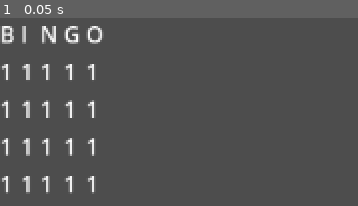
Above: before the commit, frame 1.
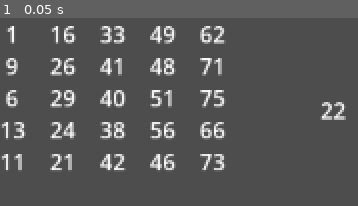
Above: after the commit, the same moment.

Repository: DuarteMendonca24/BingoGame
Game: Godot game, scene res://scenes/game.tscn
Two runs of this game, one before a commit and one after it. Both use one fixed random seed, a clock stepped at 60 frames per second and the inputs below.
Inputs:
- Up to frame 1 (0.05 s): no input

The runs differ from the first frame. In frame 1, 12% of the frame differs, in the area x 0-97%, y 4-94%.

Commit message:
Bingo grid and number caller
Added code to combine the arrays of the bingo dict. Displayed the final bingo array into a grid. Created a scene and code to display a number caller

Diff:
--- a/bingo/scenes/bingo_card.tscn
+++ b/bingo/scenes/bingo_card.tscn
@@ -5,123 +5,135 @@
 [node name="BingoCard" type="Node2D"]
 script = ExtResource("1_150xh")
 
-[node name="GridContainer" type="GridContainer" parent="."]
+[node name="BingoGrid" type="GridContainer" parent="."]
 layout_direction = 2
 offset_right = 40.0
 offset_bottom = 50.0
+theme_override_constants/h_separation = 17
+theme_override_constants/v_separation = 0
 columns = 5
 
-[node name="VBoxContainer" type="VBoxContainer" parent="GridContainer"]
-layout_mode = 2
-
-[node name="Label" type="Label" parent="GridContainer/VBoxContainer"]
+[node name="Label" type="Label" parent="BingoGrid"]
 layout_mode = 2
 text = "B"
+horizontal_alignment = 1
 
-[node name="Label2" type="Label" parent="GridContainer/VBoxContainer"]
+[node name="Label2" type="Label" parent="BingoGrid"]
 layout_mode = 2
 text = "1"
+horizontal_alignment = 1
 
-[node name="Label3" type="Label" parent="GridContainer/VBoxContainer"]
+[node name="Label3" type="Label" parent="BingoGrid"]
 layout_mode = 2
 text = "1"
+horizontal_alignment = 1
 
-[node name="Label4" type="Label" parent="GridContainer/VBoxContainer"]
+[node name="Label4" type="Label" parent="BingoGrid"]
 layout_mode = 2
 text = "1"
+horizontal_alignment = 1
 
-[node name="Label5" type="Label" parent="GridContainer/VBoxContainer"]
+[node name="Label5" type="Label" parent="BingoGrid"]
 layout_mode = 2
 text = "1"
+horizontal_alignment = 1
 
-[node name="VBoxContainer2" type="VBoxContainer" parent="GridContainer"]
+[node name="Label6" type="Label" parent="BingoGrid"]
 layout_mode = 2
+text = "B"
+horizontal_alignment = 1
 
-[node name="Label" type="Label" parent="GridContainer/VBoxContainer2"]
-layout_mode = 2
-text = "I"
-
-[node name="Label2" type="Label" parent="GridContainer/VBoxContainer2"]
+[node name="Label7" type="Label" parent="BingoGrid"]
 layout_mode = 2
 text = "1"
+horizontal_alignment = 1
 
-[node name="Label3" type="Label" parent="GridContainer/VBoxContainer2"]
+[node name="Label8" type="Label" parent="BingoGrid"]
 layout_mode = 2
 text = "1"
+horizontal_alignment = 1
 
-[node name="Label4" type="Label" parent="GridContainer/VBoxContainer2"]
+[node name="Label9" type="Label" parent="BingoGrid"]
 layout_mode = 2
 text = "1"
+horizontal_alignment = 1
 
-[node name="Label5" type="Label" parent="GridContainer/VBoxContainer2"]
+[node name="Label10" type="Label" parent="BingoGrid"]
 layout_mode = 2
 text = "1"
+horizontal_alignment = 1
 
-[node name="VBoxContainer3" type="VBoxContainer" parent="GridContainer"]
+[node name="Label11" type="Label" parent="BingoGrid"]
 layout_mode = 2
+text = "B"
+horizontal_alignment = 1
 
-[node name="Label" type="Label" parent="GridContainer/VBoxContainer3"]
-layout_mode = 2
-text = "N"
-
-[node name="Label2" type="Label" parent="GridContainer/VBoxContainer3"]
+[node name="Label12" type="Label" parent="BingoGrid"]
 layout_mode = 2
 text = "1"
+horizontal_alignment = 1
 
-[node name="Label3" type="Label" parent="GridContainer/VBoxContainer3"]
+[node name="Label13" type="Label" parent="BingoGrid"]
 layout_mode = 2
 text = "1"
+horizontal_alignment = 1
 
-[node name="Label4" type="Label" parent="GridContainer/VBoxContainer3"]
+[node name="Label14" type="Label" parent="BingoGrid"]
 layout_mode = 2
 text = "1"
+horizontal_alignment = 1
 
-[node name="Label5" type="Label" parent="GridContainer/VBoxContainer3"]
+[node name="Label15" type="Label" parent="BingoGrid"]
 layout_mode = 2
 text = "1"
+horizontal_alignment = 1
 
-[node name="VBoxContainer4" type="VBoxContainer" parent="GridContainer"]
+[node name="Label16" type="Label" parent="BingoGrid"]
 layout_mode = 2
+text = "B"
+horizontal_alignment = 1
 
-[node name="Label" type="Label" parent="GridContainer/VBoxContainer4"]
-layout_mode = 2
-text = "G"
-
-[node name="Label2" type="Label" parent="GridContainer/VBoxContainer4"]
+[node name="Label17" type="Label" parent="BingoGrid"]
 layout_mode = 2
 text = "1"
+horizontal_alignment = 1
 
-[node name="Label3" type="Label" parent="GridContainer/VBoxContainer4"]
+[node name="Label18" type="Label" parent="BingoGrid"]
 layout_mode = 2
 text = "1"
+horizontal_alignment = 1
 
-[node name="Label4" type="Label" parent="GridContainer/VBoxContainer4"]
+[node name="Label19" type="Label" parent="BingoGrid"]
 layout_mode = 2
 text = "1"
+horizontal_alignment = 1
 
-[node name="Label5" type="Label" parent="GridContainer/VBoxContainer4"]
+[node name="Label20" type="Label" parent="BingoGrid"]
 layout_mode = 2
 text = "1"
+horizontal_alignment = 1
 
-[node name="VBoxContainer5" type="VBoxContainer" parent="GridContainer"]
+[node name="Label21" type="Label" parent="BingoGrid"]
 layout_mode = 2
+text = "B"
+horizontal_alignment = 1
 
-[node name="Label" type="Label" parent="GridContainer/VBoxContainer5"]
-layout_mode = 2
-text = "O"
-
-[node name="Label2" type="Label" parent="GridContainer/VBoxContainer5"]
+[node name="Label22" type="Label" parent="BingoGrid"]
 layout_mode = 2
 text = "1"
+horizontal_alignment = 1
 
-[node name="Label3" type="Label" parent="GridContainer/VBoxContainer5"]
+[node name="Label23" type="Label" parent="BingoGrid"]
 layout_mode = 2
 text = "1"
+horizontal_alignment = 1
 
-[node name="Label4" type="Label" parent="GridContainer/VBoxContainer5"]
+[node name="Label24" type="Label" parent="BingoGrid"]
 layout_mode = 2
 text = "1"
+horizontal_alignment = 1
 
-[node name="Label5" type="Label" parent="GridContainer/VBoxContainer5"]
+[node name="Label25" type="Label" parent="BingoGrid"]
 layout_mode = 2
 text = "1"
+horizontal_alignment = 1
--- a/bingo/scenes/game.tscn
+++ b/bingo/scenes/game.tscn
@@ -1,7 +1,11 @@
-[gd_scene load_steps=2 format=3 uid="uid://cggfb4nafd7nw"]
+[gd_scene load_steps=3 format=3 uid="uid://cggfb4nafd7nw"]
 
 [ext_resource type="PackedScene" uid="uid://c0r2oxh4ghbhp" path="res://scenes/bingo_card.tscn" id="1_jy6ax"]
+[ext_resource type="PackedScene" uid="uid://ciihpk3u04qu8" path="res://scenes/number_caller.tscn" id="2_immcc"]
 
 [node name="Game" type="Node2D"]
 
 [node name="BingoCard" parent="." instance=ExtResource("1_jy6ax")]
+
+[node name="NumberCaller" parent="." instance=ExtResource("2_immcc")]
+position = Vector2(231, 55)
--- /dev/null
+++ b/bingo/scenes/number_caller.tscn
@@ -0,0 +1,10 @@
+[gd_scene load_steps=2 format=3 uid="uid://ciihpk3u04qu8"]
+
+[ext_resource type="Script" path="res://scripts/number_caller.gd" id="1_ol7kj"]
+
+[node name="NumberCaller" type="Node2D"]
+script = ExtResource("1_ol7kj")
+
+[node name="Label" type="Label" parent="."]
+offset_right = 40.0
+offset_bottom = 23.0
--- a/bingo/scripts/bingo_card.gd
+++ b/bingo/scripts/bingo_card.gd
@@ -1,7 +1,7 @@
 extends Node2D
 
-@onready var grid_container: GridContainer = $GridContainer
 var rng = RandomNumberGenerator.new()
+@onready var bingo_grid: GridContainer = $BingoGrid
 
 var  card_dict = {
 	"B": [],
@@ -10,6 +10,8 @@
 	"G": [],
 	"O": [],
 }
+
+var final_card = []
 
 # Called when the node enters the scene tree for the first time.
 func _ready() -> void:
@@ -20,12 +22,10 @@
 	card_dict["O"] = random_row(61,75)
 	for key in card_dict:
 		print(card_dict[key])
+	final_card = bingo_card()
+	print(final_card)
+	display_card()
 
-
-
-# Called every frame. 'delta' is the elapsed time since the previous frame.
-func _process(delta: float) -> void:
-	pass
 
 
 func random_row(min,max):
@@ -36,3 +36,17 @@
 		if(!row_array.has(random_number)):
 			row_array.append(random_number)
 	return row_array
+
+func bingo_card():
+	var final_array = []
+	for i in range(5):
+	# Loop through each key in the dictionary (B, I, N, G, O)
+		for key in ["B", "I", "N", "G", "O"]:
+			final_array.append(card_dict[key][i])  # Add the element to final array
+	return final_array
+
+func display_card():
+	# Ensure both the labels and final_card numbers are aligned by using a single loop
+	var labels = bingo_grid.get_children()  # Get all the labels in the grid container
+	for i in range(labels.size()):  # Assuming the number of labels matches the final_card
+		labels[i].text = str(final_card[i])  # Set each label's text to the corresponding number
--- /dev/null
+++ b/bingo/scripts/number_caller.gd
@@ -0,0 +1,13 @@
+extends Node2D
+
+var rng = RandomNumberGenerator.new()
+@onready var label: Label = $Label
+
+# Called when the node enters the scene tree for the first time.
+func _ready() -> void:
+	number_call()
+
+
+func number_call():
+	var random_number = rng.randi_range(1,75)
+	label.text = str(random_number)
